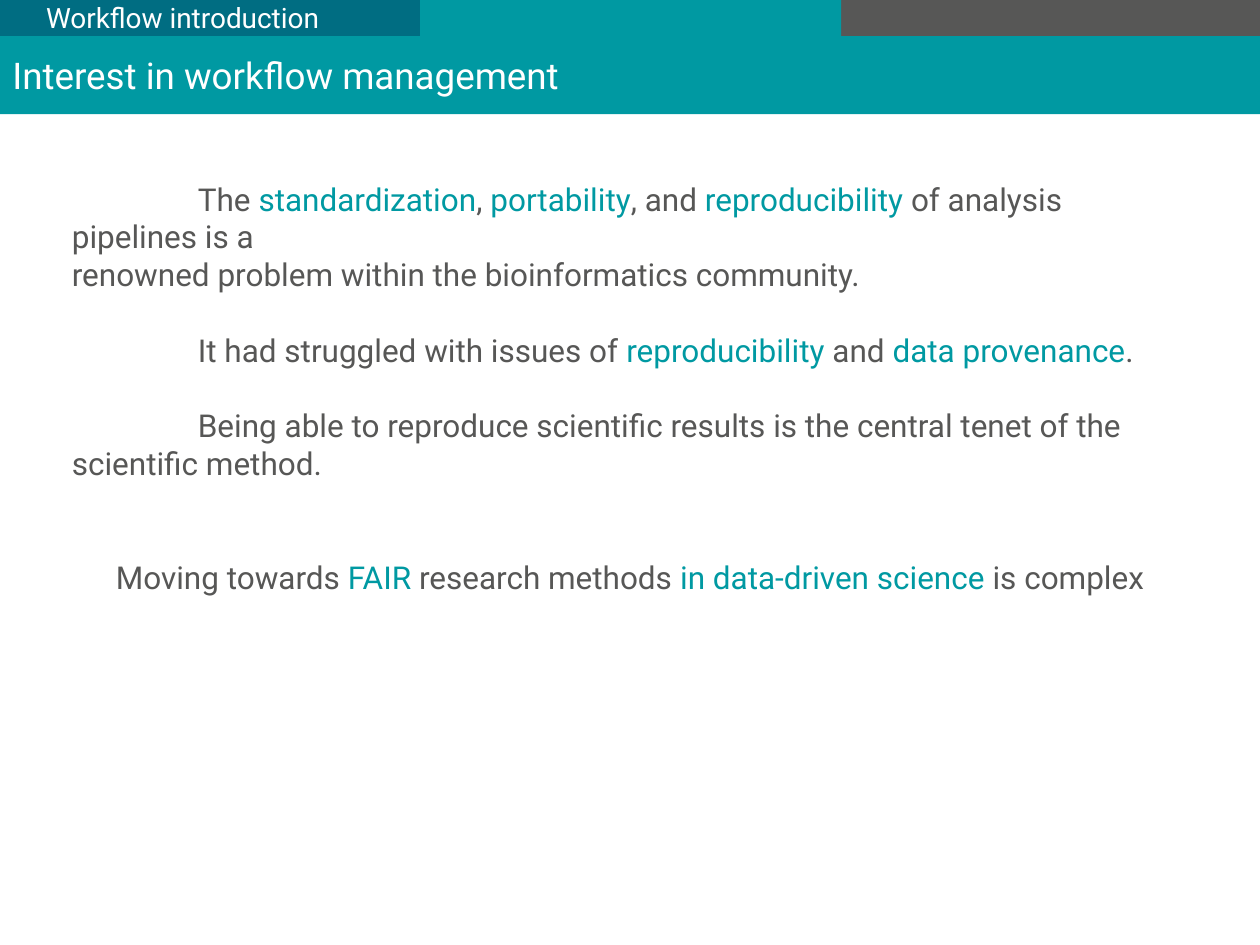
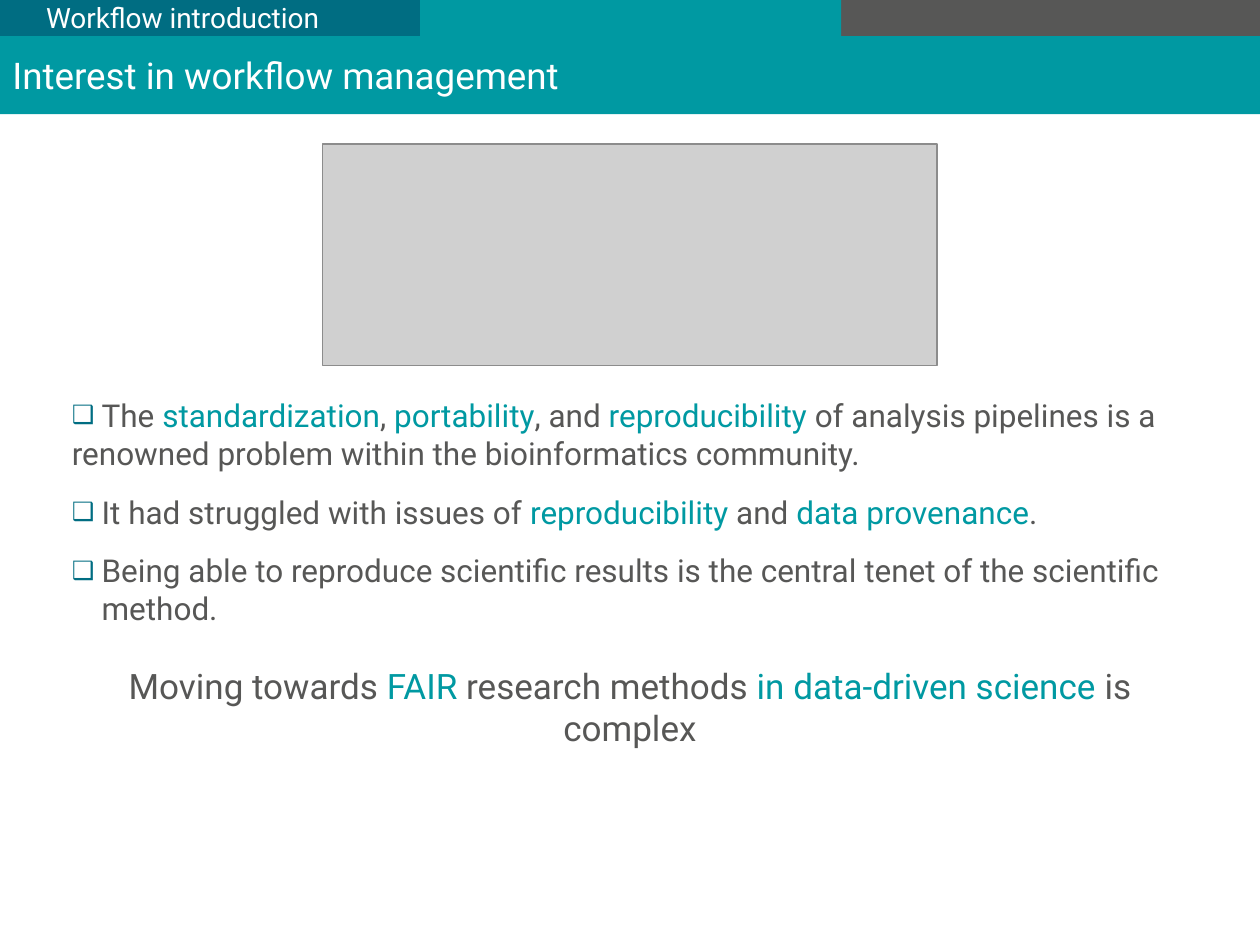
Before and after one commit to mesocentre-clermont-auvergne/formation_fair, a slide deck: slide 3 of fair_workflow/fair_workflow_cours/introduction_snakemake.odp. Drawn at 1260x945 pixels with LibreOffice and Linux fonts; fonts in the diff are those of the drawing; grey boxes stand for pictures; background and template pictures are left out. Boxes give left, top, right and bottom in pixels: in the first picture for what was removed or moved away, otherwise in the second. Text is boxed around its words. In the diff, an @@ line names an element or a change of style, - is before the commit and + after.

```diff
--- a/fair_workflow/fair_workflow_cours/introduction_snakemake.odp
+++ b/fair_workflow/fair_workflow_cours/introduction_snakemake.odp
@@ picture added at box(323, 144, 936, 365) @@
@@ text "The standardization, portability, and reproducibility ...": place and size @@
-text "The standardization, portability, and reproducibility ..." at box(72, 187, 1144, 596)
+text "The standardization, portability, and reproducibility ..." at box(72, 403, 1158, 748)
@@ text at box(102, 403, 1158, 748): size 18 to 20 pt in "Moving towards FAIR research methods in data-driven ..."; bullet none to ❑ @@
```
Also in this commit, not shown: 15 other slides changed, 1 slide added, 18 other files.
